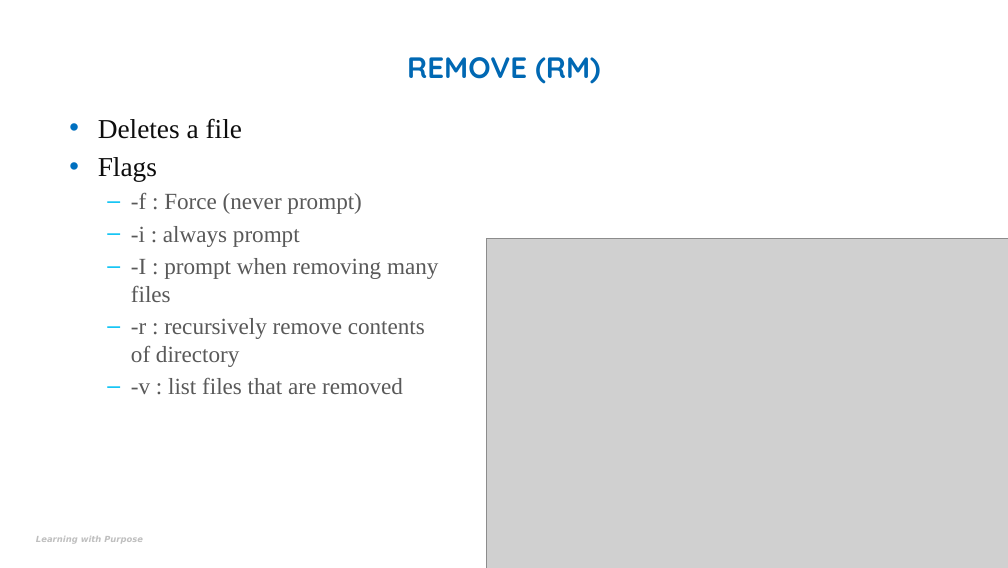
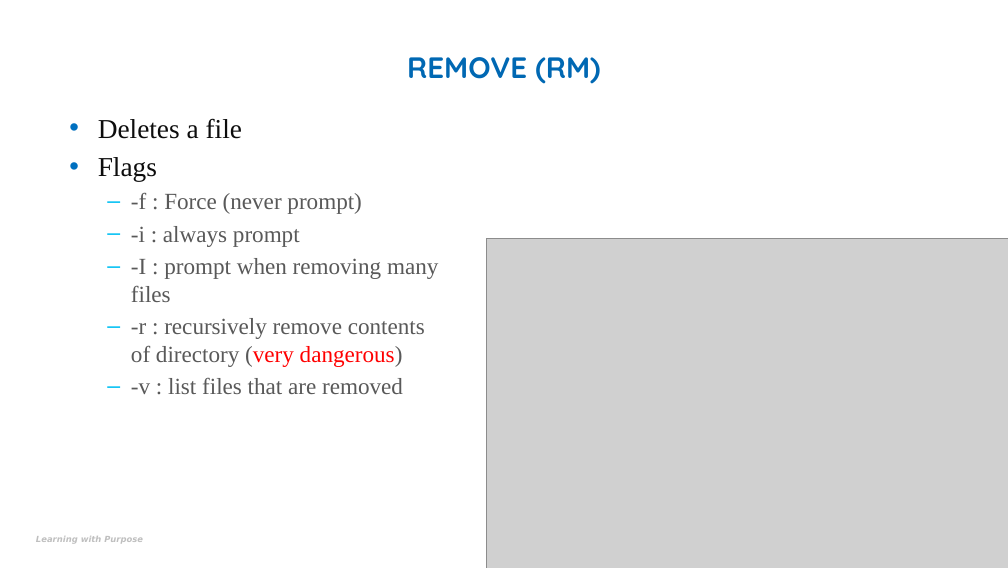
Before and after one commit to jdalyuml/fys-cs, a slide deck: slide 15 of notes/Week12-linux.pptx. Drawn at 1008x568 pixels with LibreOffice and Linux fonts; fonts in the diff are those of the drawing; grey boxes stand for pictures; background and template pictures are left out. Boxes give left, top, right and bottom in pixels: in the first picture for what was removed or moved away, otherwise in the second. Text is boxed around its words. In the diff, an @@ line names an element or a change of style, - is before the commit and + after.

```diff
--- a/notes/Week12-linux.pptx
+++ b/notes/Week12-linux.pptx
@@ text at (x1=131, y1=318, x2=425, y2=367): text changed @@
-  – -r : recursively remove contents
-    of directory
+  – -r : recursively remove contents
+    of directory (very dangerous)
```
Also in this commit, not shown: 1 other slide changed, 3 other files.
